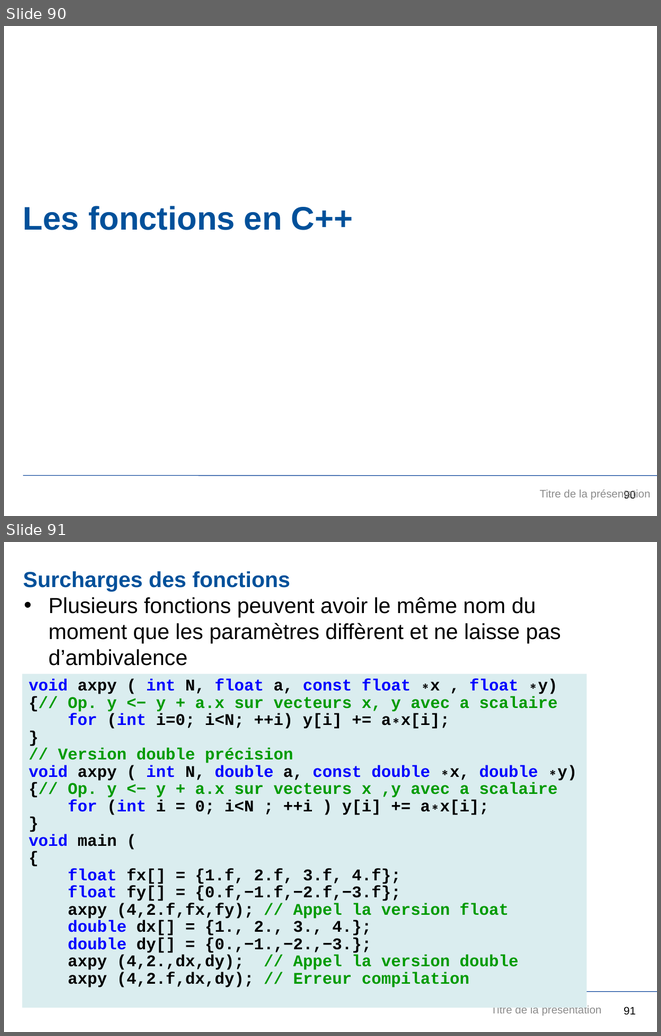
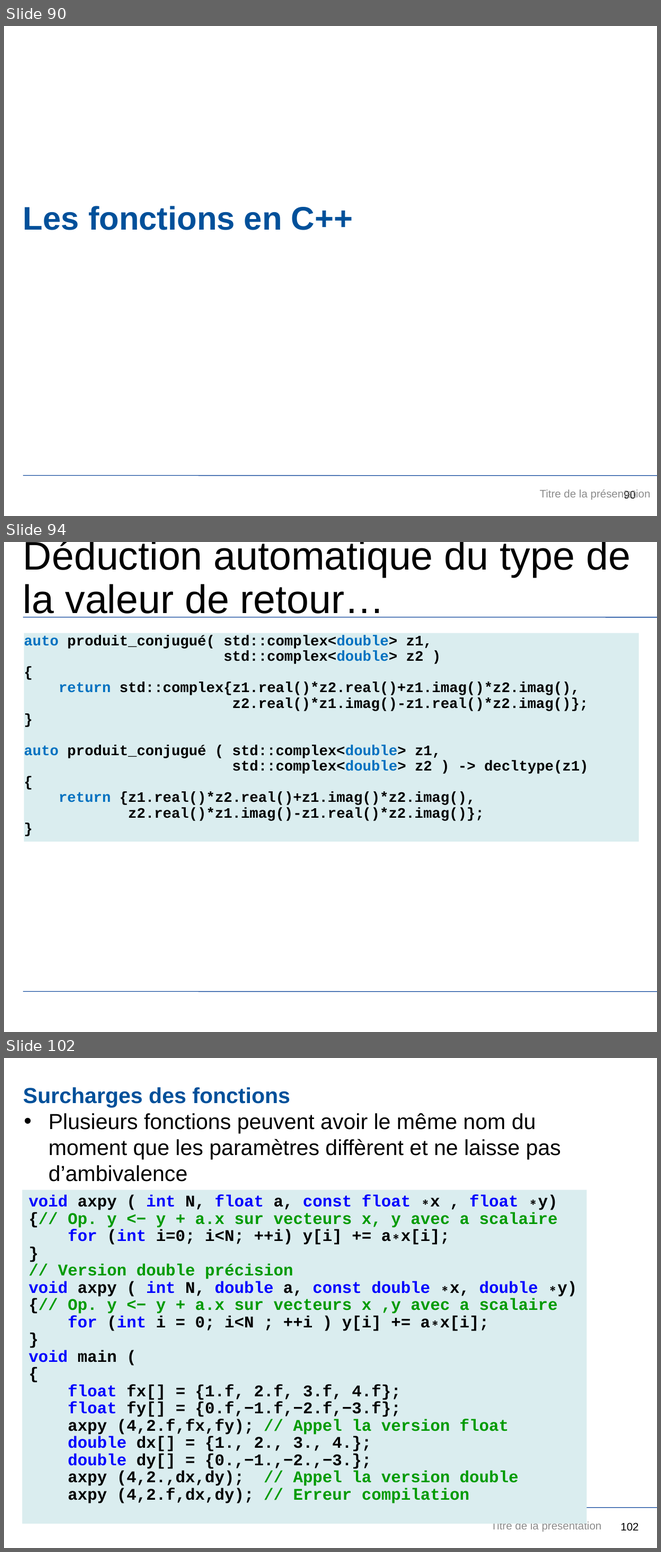
Before and after one commit to JuvignyEnsta/C-2020, a slide deck: Transparents/InitiationCpp.pptx. Shown one above the other, each under a label of ours: slides 90 and 91 before the commit, slides 90, 94 and 102 after it; the slides between them are not shown. The pictures are 661x1036 and 661x1552 pixels, drawn with LibreOffice and Linux fonts; fonts in the diff are those of the drawing; background and template pictures are left out. Boxes give left, top, right and bottom in pixels: in the first picture for what was removed or moved away, otherwise in the second. Text is boxed around its words. In the diff, an @@ line names an element or a change of style, - is before the commit and + after.

```diff
--- a/Transparents/InitiationCpp.pptx
+++ b/Transparents/InitiationCpp.pptx
@@ slide 94 added at (4,542,657,1032), background #FFFFFF; not listed: 1 template element that a slide beside it also shows @@
@@ title added at (23,542,630,618), 44 pt, text #000000 @@
+Déduction automatique du type de la valeur de retour…
@@ line added from (23, 617) to (657, 617), #11489C 0.75 pt @@
@@ text added at (24,633,639,841), fill #DAEDEF, 16 pt, text #000000, bold @@
+auto produit_conjugué( std::complex<double> z1,
+std::complex<double> z2 )
+{
+return std::complex{z1.real()*z2.real()+z1.imag()*z2.imag(),
+z2.real()*z1.imag()-z1.real()*z2.imag()};
+}
+auto produit_conjugué ( std::complex<double> z1,
+std::complex<double> z2 ) -> decltype(z1)
+{
+return {z1.real()*z2.real()+z1.imag()*z2.imag(),
+z2.real()*z1.imag()-z1.real()*z2.imag()};
+}
@@ what was slide 91 is now slide 102 @@
@@ page number at (620,1522,638,1531): text changed @@
-91
+102
```
Also in this commit, not shown: 5 slides changed, 9 other slides added, 5 other files.
